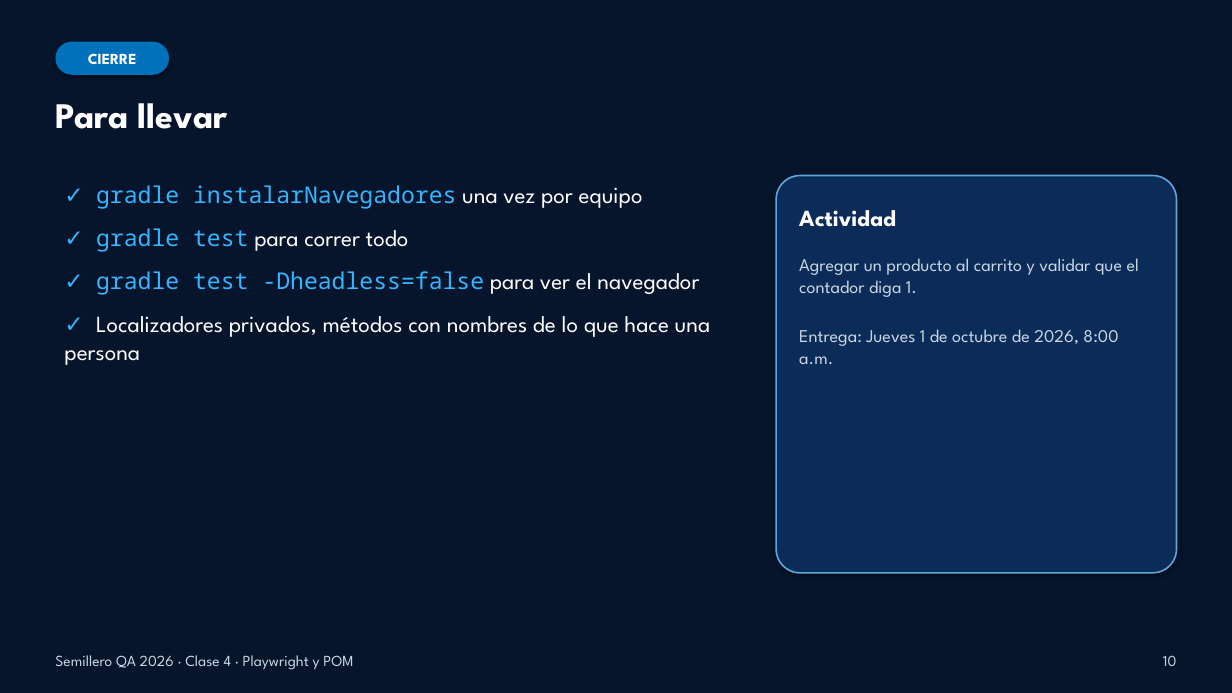
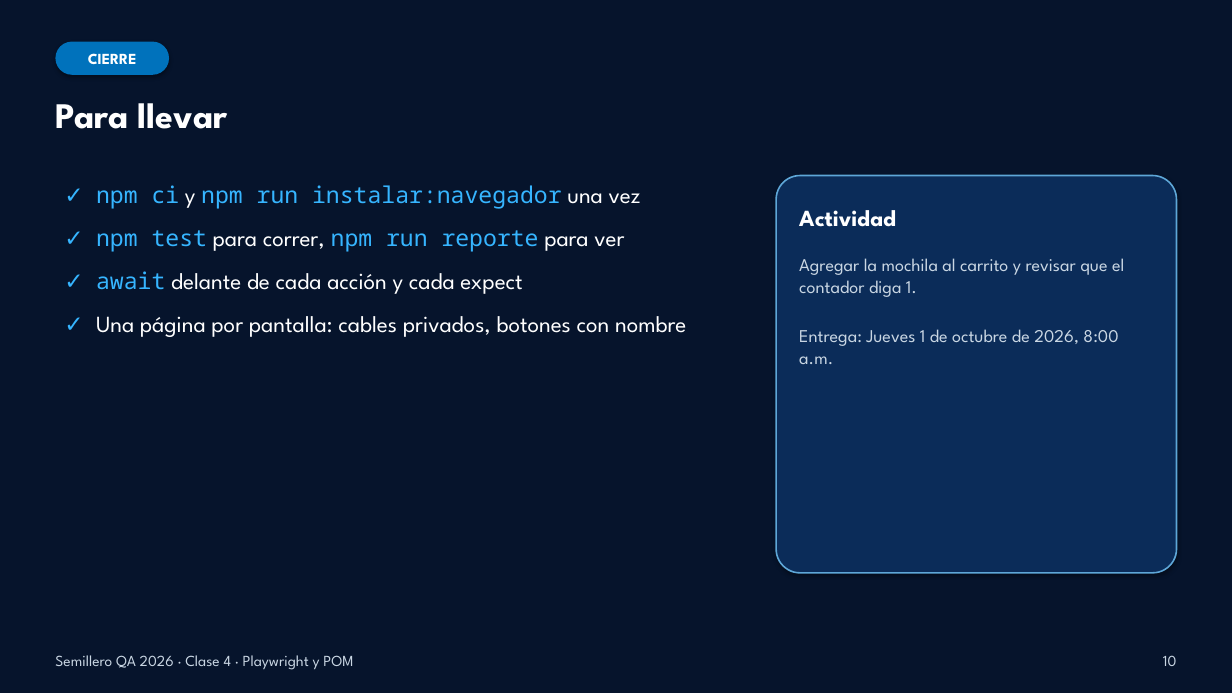
Before and after one commit to dzapbeta/semillero2026, a slide deck: slide 10 of material-de-apoyo/Clase4_Presentacion_Playwright_POM.pptx. Drawn at 1232x693 pixels with LibreOffice and Linux fonts; fonts in the diff are those of the drawing. Boxes give left, top, right and bottom in pixels: in the first picture for what was removed or moved away, otherwise in the second. Text is boxed around its words. In the diff, an @@ line names an element or a change of style, - is before the commit and + after.

```diff
--- a/material-de-apoyo/Clase4_Presentacion_Playwright_POM.pptx
+++ b/material-de-apoyo/Clase4_Presentacion_Playwright_POM.pptx
@@ text at box(96, 185, 686, 337): text changed @@
-✓ gradle instalarNavegadores una vez por equipo
-✓ gradle test para correr todo
-✓ gradle test -Dheadless=false para ver el navegador
-✓ Localizadores privados, métodos con nombres de lo que hace una persona
+✓ npm ci y npm run instalar:navegador una vez
+✓ npm test para correr, npm run reporte para ver
+✓ await delante de cada acción y cada expect
+✓ Una página por pantalla: cables privados, botones con nombre
@@ text at box(799, 258, 1124, 297): text changed @@
-Agregar un producto al carrito y validar que el contador diga 1.
+Agregar la mochila al carrito y revisar que el contador diga 1.
```
Also in this commit, not shown: 7 other slides changed, 2 slides added, 2 slides removed, 19 other files.
